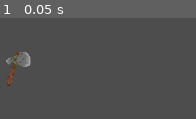
Above: before the commit, frame 1.
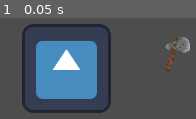
Above: after the commit, the same moment.

Repository: comradevanti-games/BoomerangGame
Game: Godot game, scene res://scenes/game.tscn
Two runs of this game, one before a commit and one after it. Both use one fixed random seed, a clock stepped at 60 frames per second and the inputs below. Before the commit the project starts from res://scenes/main.tscn. The engine's default icon, where the game draws it, is replaced by a stand-in: a white triangle on a blue panel in a dark square.
Inputs:
- Up to frame 1 (0.05 s): no input

The runs differ from the first frame. In frame 1, 26% of the frame differs, in the area x 3-97%, y 5-95%.

Commit message:
add base nodes

Diff:
--- a/project.godot
+++ b/project.godot
@@ -11,7 +11,7 @@
 [application]
 
 config/name="BoomerangGame"
-run/main_scene="res://scenes/main.tscn"
+run/main_scene="res://scenes/game.tscn"
 config/features=PackedStringArray("4.1", "Forward Plus")
 config/icon="res://icon.svg"
 
--- /dev/null
+++ b/scenes/game.tscn
@@ -0,0 +1,11 @@
+[gd_scene load_steps=3 format=3 uid="uid://cw00tajv782a8"]
+
+[ext_resource type="PackedScene" uid="uid://dhm36teafpvny" path="res://scenes/player.tscn" id="1_27x22"]
+[ext_resource type="PackedScene" uid="uid://bxljlqedgd4t2" path="res://scenes/weapon.tscn" id="2_oippt"]
+
+[node name="Game" type="Node2D"]
+
+[node name="Player" parent="." instance=ExtResource("1_27x22")]
+
+[node name="Weapon" parent="." instance=ExtResource("2_oippt")]
+position = Vector2(159, -23)
--- a/scenes/main.tscn
+++ /dev/null
@@ -1,14 +0,0 @@
-[gd_scene load_steps=3 format=3 uid="uid://cw00tajv782a8"]
-
-[ext_resource type="PackedScene" uid="uid://dhm36teafpvny" path="res://scenes/player.tscn" id="1_4r13t"]
-[ext_resource type="Texture2D" uid="uid://yfudgttt3wa" path="res://sprites/Axe_Lv01_64x64.png" id="2_ir8ip"]
-
-[node name="Main" type="Node2D"]
-
-[node name="Player" parent="." instance=ExtResource("1_4r13t")]
-
-[node name="Weapon" type="Node2D" parent="."]
-
-[node name="Sprite2D" type="Sprite2D" parent="Weapon"]
-position = Vector2(505, 322)
-texture = ExtResource("2_ir8ip")
--- a/scenes/player.tscn
+++ b/scenes/player.tscn
@@ -1,5 +1,16 @@
-[gd_scene format=3 uid="uid://dhm36teafpvny"]
+[gd_scene load_steps=3 format=3 uid="uid://dhm36teafpvny"]
 
-[node name="player" type="Node2D"]
+[ext_resource type="Texture2D" uid="uid://bxjk0c5wpqggt" path="res://icon.svg" id="1_jw1uq"]
+
+[sub_resource type="CapsuleShape2D" id="CapsuleShape2D_aqa5l"]
+
+[node name="Player" type="CharacterBody2D"]
+motion_mode = 1
 
 [node name="Sprite2D" type="Sprite2D" parent="."]
+texture = ExtResource("1_jw1uq")
+
+[node name="CollisionShape2D" type="CollisionShape2D" parent="."]
+shape = SubResource("CapsuleShape2D_aqa5l")
+
+[node name="Camera2D" type="Camera2D" parent="."]
--- /dev/null
+++ b/scenes/weapon.tscn
@@ -0,0 +1,17 @@
+[gd_scene load_steps=3 format=3 uid="uid://bxljlqedgd4t2"]
+
+[ext_resource type="Texture2D" uid="uid://yfudgttt3wa" path="res://sprites/Axe_Lv01_64x64.png" id="1_yvykm"]
+
+[sub_resource type="RectangleShape2D" id="RectangleShape2D_cvtd5"]
+
+[node name="Weapon" type="Node2D"]
+position = Vector2(421, 388)
+
+[node name="Sprite2D" type="Sprite2D" parent="."]
+texture = ExtResource("1_yvykm")
+
+[node name="RigidBody2D" type="RigidBody2D" parent="."]
+
+[node name="CollisionShape2D" type="CollisionShape2D" parent="RigidBody2D"]
+scale = Vector2(1.5, 2.2)
+shape = SubResource("RectangleShape2D_cvtd5")
